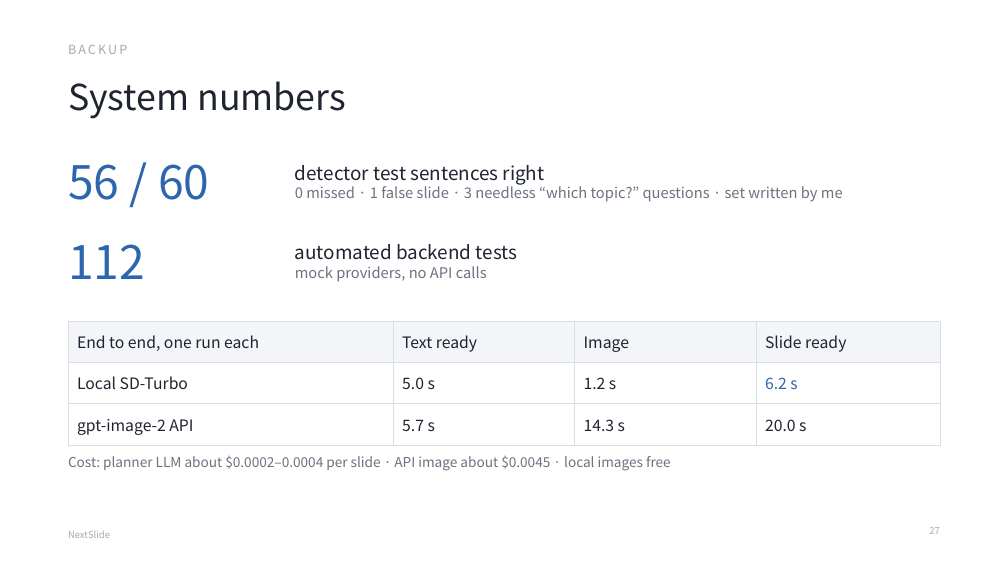
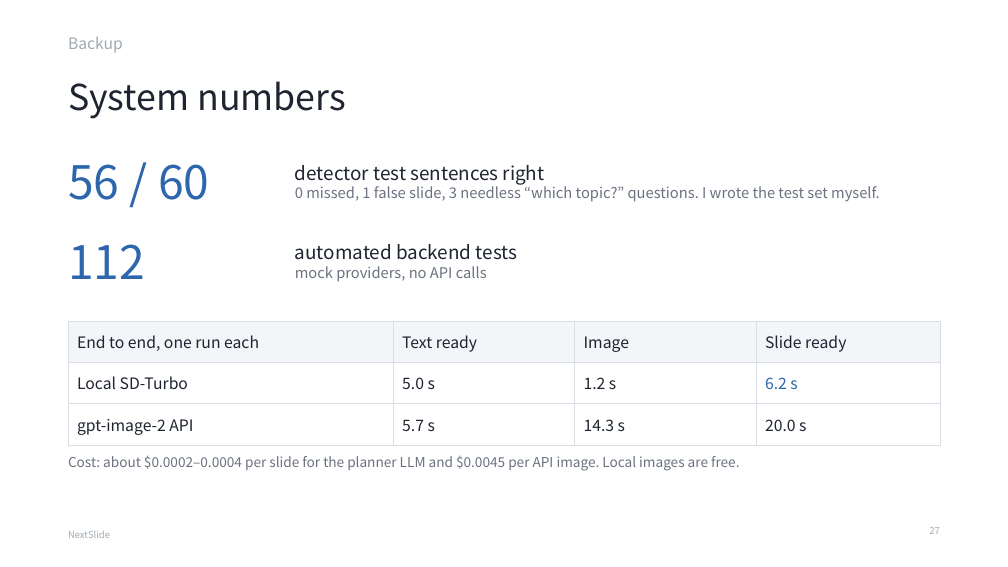
Before and after one commit to nunu0404/GenAI-proj-2026, a slide deck: slide 27 of docs/presentation/NextSlide_final.pptx. Drawn at 1008x567 pixels with LibreOffice and Linux fonts; fonts in the diff are those of the drawing. Boxes give left, top, right and bottom in pixels: in the first picture for what was removed or moved away, otherwise in the second. Text is boxed around its words. In the diff, an @@ line names an element or a change of style, - is before the commit and + after.

```diff
--- a/docs/presentation/NextSlide_final.pptx
+++ b/docs/presentation/NextSlide_final.pptx
@@ text at [68, 36, 123, 53]: text changed; size 12 to 15 pt @@
-BACKUP
+Backup
@@ text at [295, 184, 880, 202]: text changed @@
-0 missed · 1 false slide · 3 needless “which topic?” questions · set written by me
+0 missed, 1 false slide, 3 needless “which topic?” questions. I wrote the test set myself.
@@ text at [68, 455, 739, 471]: text changed @@
-Cost: planner LLM about $0.0002–0.0004 per slide · API image about $0.0045 · local images free
+Cost: about $0.0002–0.0004 per slide for the planner LLM and $0.0045 per API image. Local images are free.
```
Also in this commit, not shown: 26 other slides changed, 1 slide added, 1 slide removed, 34 other files.
